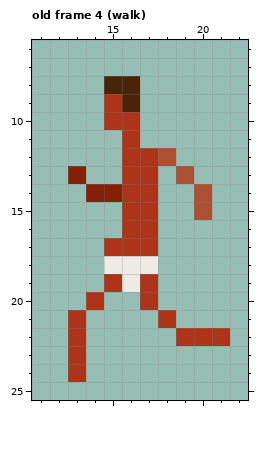
A pixel-art file gets an edit: Assets/Sprites/asefile/skinny.ase. Above: the version before the commit.
32x32 pixels, 6 frames. Shown: old frame 4 (walk): x 11..22, y 6..25. The commit also changed other frames, which this record leaves out.
Now the later version:
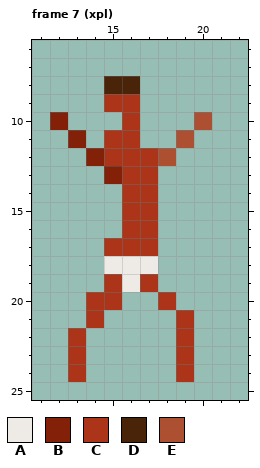
Palette (. is transparent): A #eeeae6  B #832008  C #ac3418  D #4a2408  E #ac5031
A new or re-ordered frame is compared with the old frame closest to it.
The edit:
frames 6 -> 8
Frame 7 (xpl) is new; against old frame 4 (walk):
y 9: x 16 D -> C
y 10: x 12 . -> B; x 15 C -> .; x 20 . -> E
y 11: x 13 . -> B; x 15 . -> C; x 19 . -> E
y 12: x 14..15 .. -> BC
y 13: x 13 B -> .; x 15 . -> B; x 19 E -> .
y 14: x 14..15 BB -> ..; x 20 E -> .
y 15: x 20 E -> .
y 20: x 15 . -> C; x 17..18 C. -> .C
y 21: x 13..14 C. -> .C; x 18..19 C. -> .C
y 22: x 20..21 CC -> ..
y 23..24: x 19 . -> C
